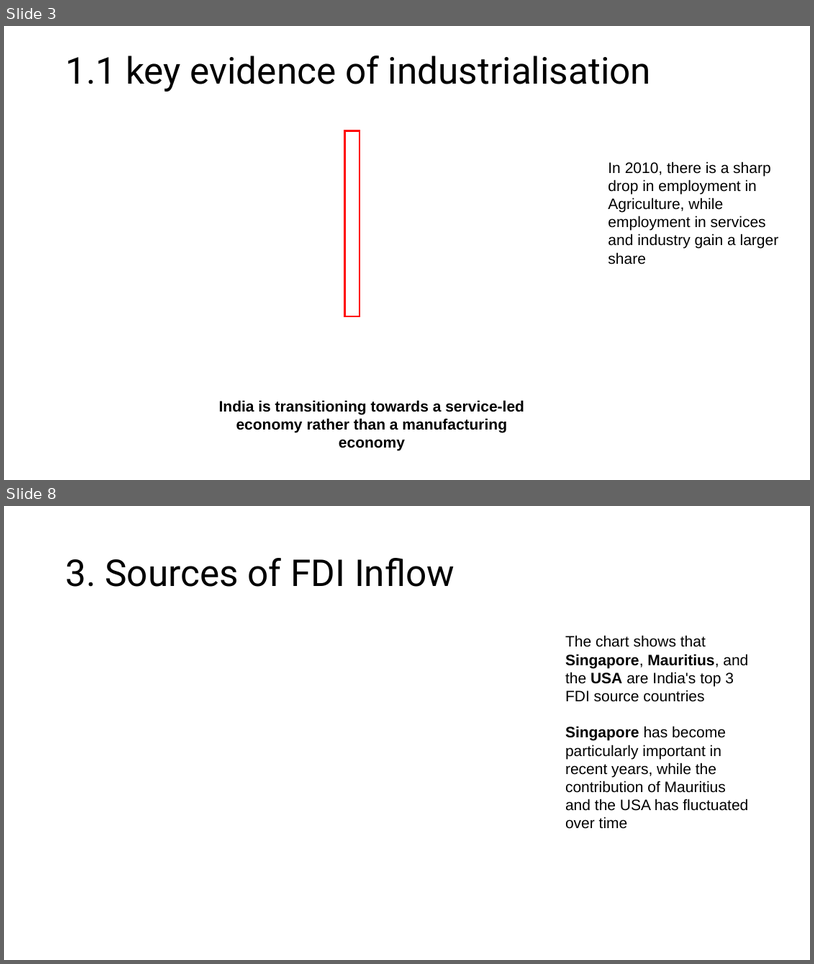
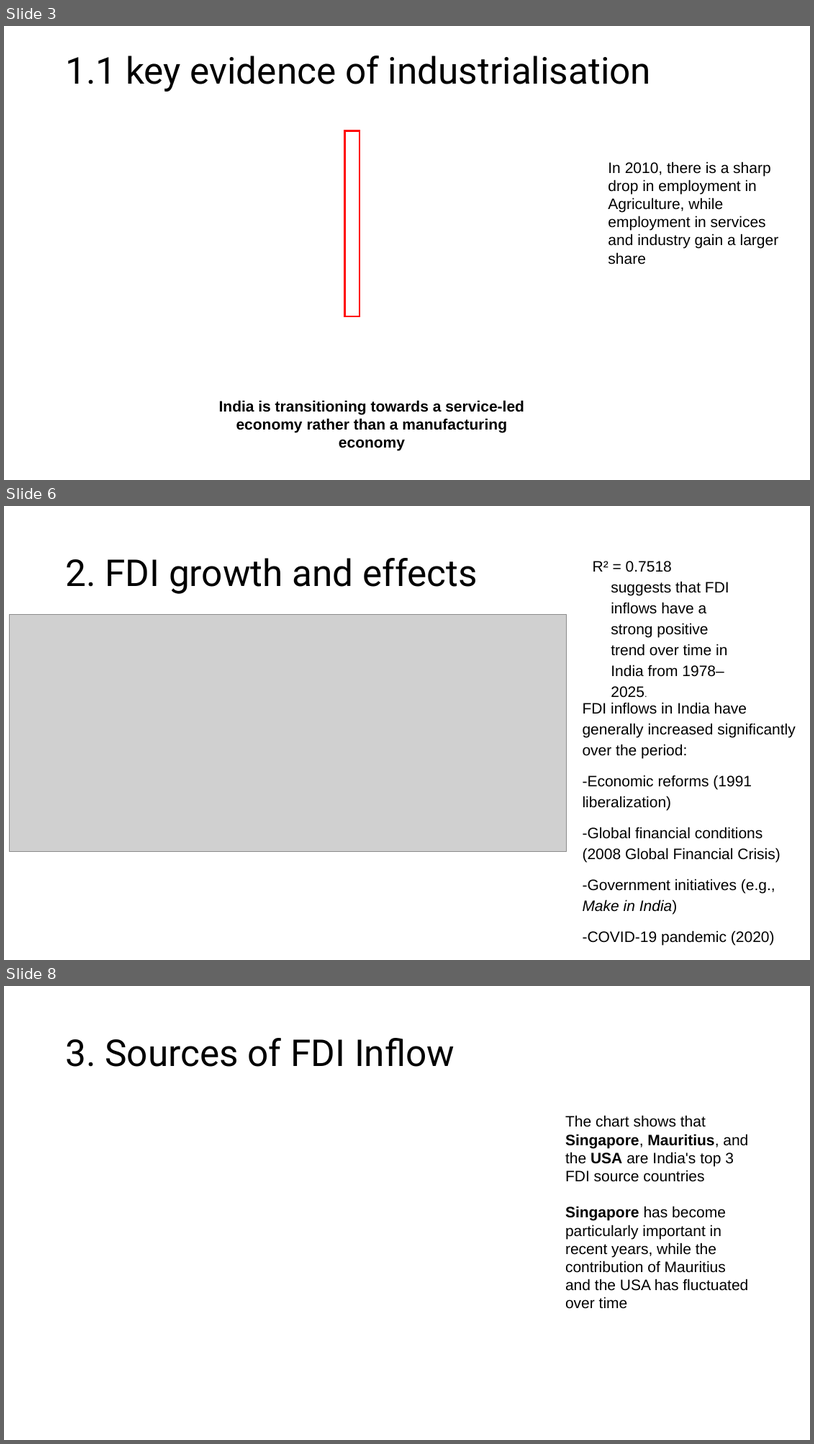
Before and after one commit to josephkohhh/SIM-UOW-Mods, a slide deck: ECON251/Assignment/T01_Group10_Presentation Slides.pptx. Shown one above the other, each under a label of ours: slides 3 and 8 before the commit, slides 3, 6 and 8 after it; the slides between them are not shown. The pictures are 814x964 and 814x1444 pixels, drawn with LibreOffice and Linux fonts; fonts in the diff are those of the drawing; grey boxes stand for pictures. Boxes give left, top, right and bottom in pixels: in the first picture for what was removed or moved away, otherwise in the second. Text is boxed around its words. In the diff, an @@ line names an element or a change of style, - is before the commit and + after.

```diff
--- a/ECON251/Assignment/T01_Group10_Presentation Slides.pptx
+++ b/ECON251/Assignment/T01_Group10_Presentation Slides.pptx
@@ slide 6 added at [4, 506, 810, 960], background #FFFFFF @@
@@ title added at [65, 558, 478, 594], 44 pt, text #000000 @@
+2. FDI growth and effects
@@ text added at [593, 561, 730, 698], 18 pt, text #000000 @@
+R² = 0.7518 suggests that FDI inflows have a strong positive trend over time in India from 1978–2025.
@@ picture added at [9, 614, 566, 852] @@
@@ text added at [583, 702, 795, 945], 18 pt, text #000000 @@
+FDI inflows in India have generally increased significantly over the period:
+-Economic reforms (1991 liberalization)
+-Global financial conditions (2008 Global Financial Crisis)
+-Government initiatives (e.g., Make in India)
+-COVID-19 pandemic (2020)
```
Also in this commit, not shown: 5 slides changed, 1 other slide added, 3 slides removed, 2 other files.
